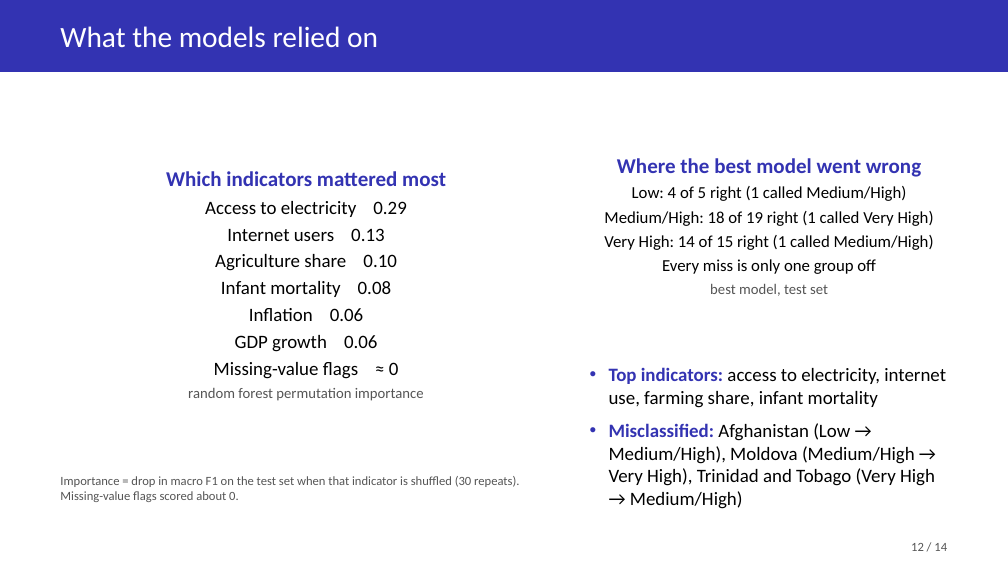
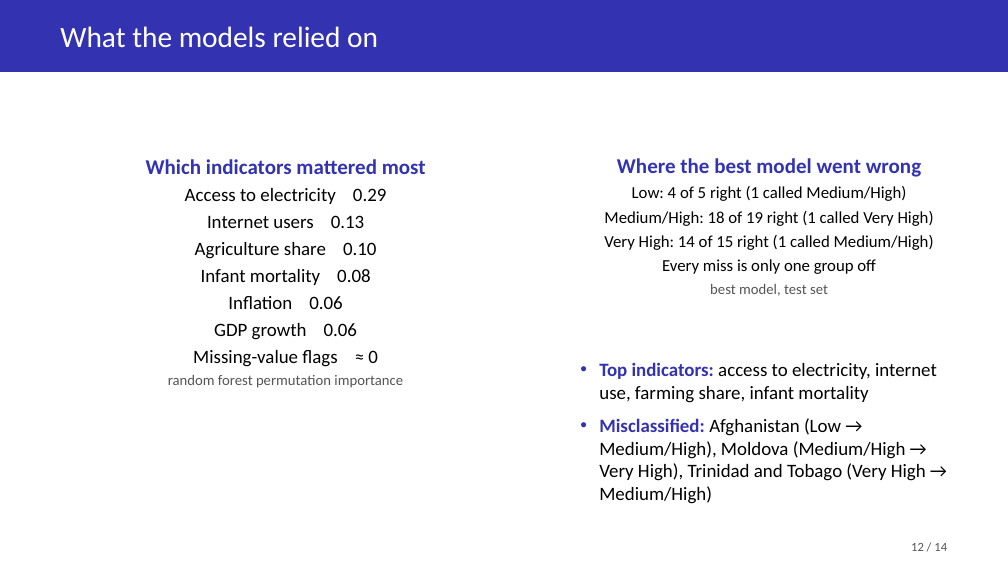
Before and after one commit to Soemon007/DS203_GroupProject, a slide deck: slide 12 of deliverables/DS203_Slides.pptx. Drawn at 1008x567 pixels with LibreOffice and Linux fonts; fonts in the diff are those of the drawing. Boxes give left, top, right and bottom in pixels: in the first picture for what was removed or moved away, otherwise in the second. Text is boxed around its words. In the diff, an @@ line names an element or a change of style, - is before the commit and + after.

```diff
--- a/deliverables/DS203_Slides.pptx
+++ b/deliverables/DS203_Slides.pptx
@@ text "Which indicators mattered most": place and size @@
-text "Which indicators mattered most" at [166, 171, 446, 401]
+text "Which indicators mattered most" at [146, 159, 426, 388]
@@ text "Top indicators: access to electricity, ...": place and size @@
-text "Top indicators: access to electricity, ..." at [609, 367, 946, 509]
+text "Top indicators: access to electricity, ..." at [599, 362, 937, 504]
@@ text removed at [60, 476, 519, 502] @@
-Importance = drop in macro F1 on the test set when that indicator is shuffled (30 repeats). Missing-value flags scored about 0.
```
Also in this commit, not shown: 6 other slides changed, 1 slide added, 1 slide removed.
